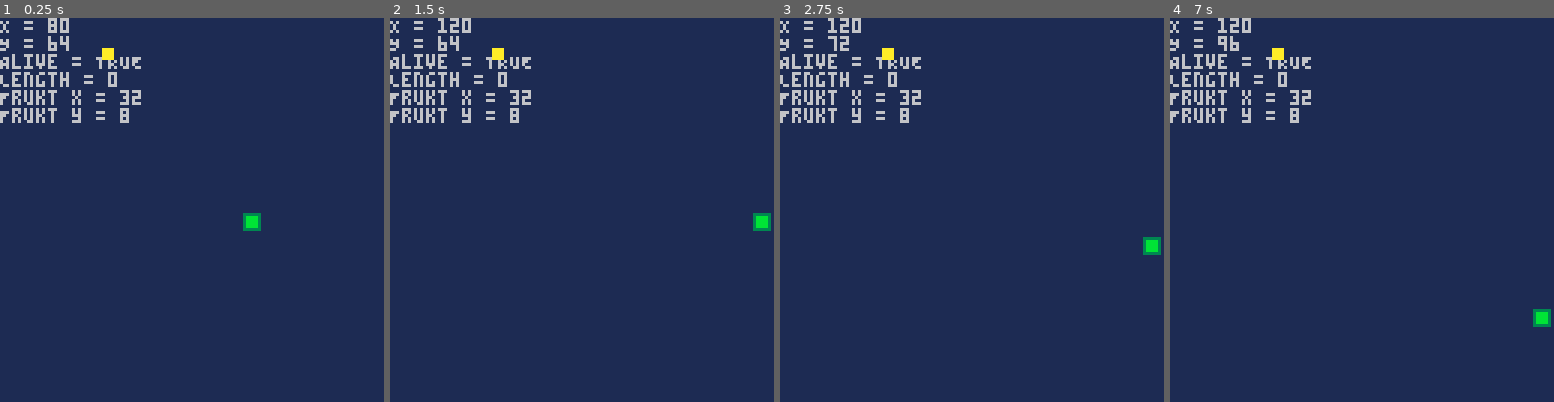
Above: before the commit, frames 1-4 (left to right).
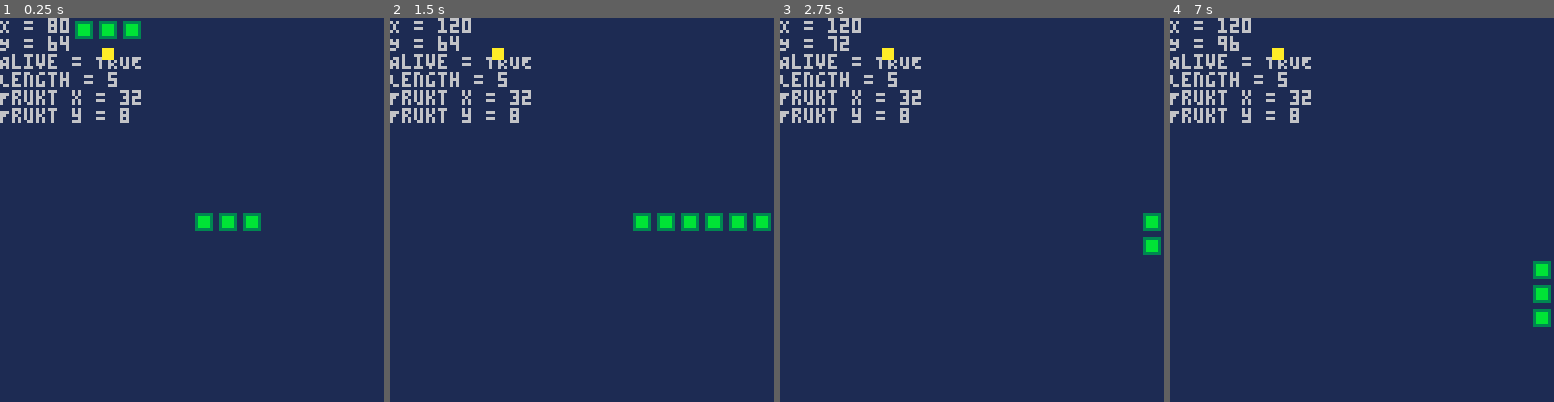
Above: after the commit, the same moments.

Repository: kakardo/Pico-8
Game: PICO-8 cartridge snake.p8
Two runs of this game, one before a commit and one after it. Both use one fixed random seed, a clock stepped at 60 frames per second and the inputs below.
Inputs:
- Up to frame 1 (0.25 s): no input
- Up to frame 2 (1.5 s): tap O (Z key) at 0.33, 0.7, 1.43 s; tap X (X key) at 1.07 s
- Up to frame 3 (2.75 s): hold Left 1.97-2.37 s; tap X (X key) at 2.07, 2.4, 2.73 s; tap O (Z key) at 2.22 s; hold Down from 2.42 s (still down)
- Up to frame 4 (7 s): release Down at 2.82 s; hold Right 2.87-3.53 s; tap X (X key) every 0.33 s from 3.07 to 6.73 s; tap O (Z key) every 0.88 s from 3.1 to 6.63 s; hold Up 3.58-4.08 s; hold Right 4.13-4.53 s; hold Down 4.58-5.08 s; hold Left 5.13-5.8 s; hold Up 5.85-6.18 s; hold Left 6.23-6.63 s; hold Down from 6.68 s (still down)

The runs differ from the first frame. In frame 1, 1.1% of the frame differs, in the area x 19-62%, y 0-56%; in frame 2, 1.1%; in frame 3, 0.2%; in frame 4, 0.5%.

Commit message:
Moved some "unexplained values" to the top as variables.

Diff:
--- a/snake.lua
+++ b/snake.lua
@@ -10,19 +10,27 @@
 	- is_alive()
 ]]--
 
+snake_starting_length = 5
+snake_starting_coordinate = 64
+snake_starting_direction = 1
 
 function init_head()
-	head.x = 64
-	head.y = 64
-	head.dir = 1 --at start, move right
+	head.x = snake_starting_coordinate
+	head.y = snake_starting_coordinate
+	head.dir = snake_starting_direction
 	head.alive = true
 end
 
-
 function init_body()
-	body.segments = 0
+	body.segments = snake_starting_length
 	body.x = {}
 	body.y = {}
+
+	coordinate_step = snake_starting_coordinate
+	for i = body.segments, 1, -1 do
+		coordinate_step -= scale
+		body.x[i] = coordinate_step
+	end
 end
 
 function update_snake()
@@ -54,6 +62,11 @@
 
 --[[ FRUIT FUNCTIONS -------------------- ]]--
 
+function init_fruit()
+	fruit.x = 0
+	fruit.y = 0
+end
+
 function draw_fruit()
 	spr(10,fruit.x,fruit.y)
 end
@@ -71,7 +84,6 @@
 
 		spawn_fruit()
 	end
-
 end
 
 // LAST_LINE_SNAKE_LUA
--- a/snake.p8
+++ b/snake.p8
@@ -10,7 +10,7 @@
 body = {}
 fruit = {}
 
-scale = 8
+scale = 8 -- size of game steps
 
 button_pushed = 1
 speed = 1
